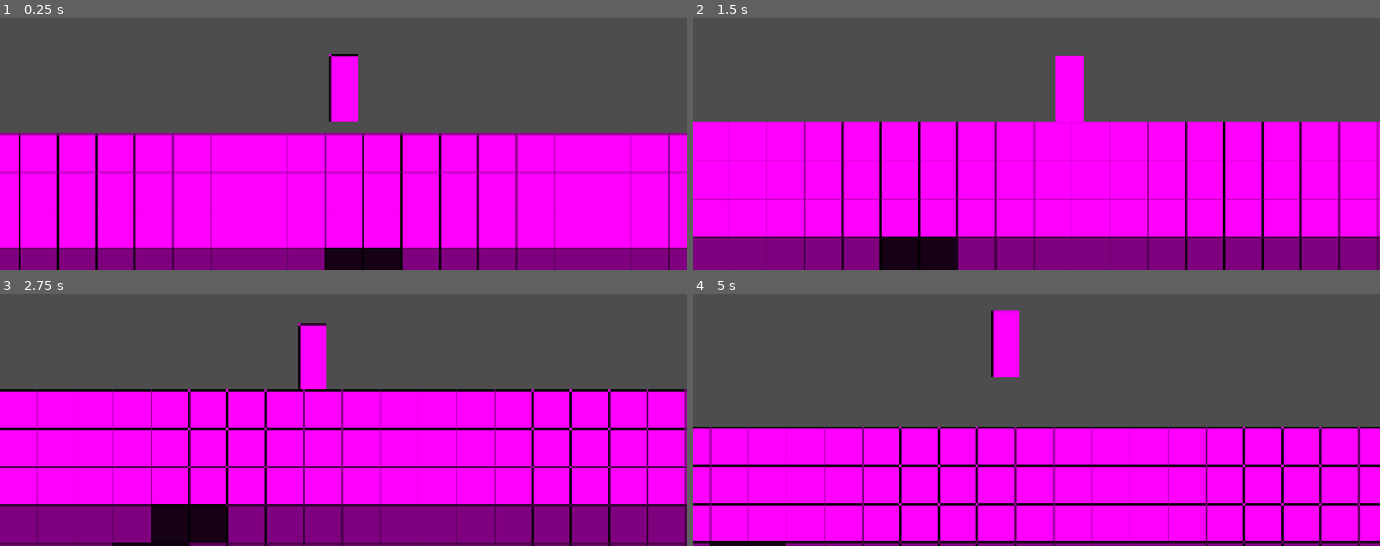
Above: before the commit, frames 1-4 (two rows, left to right).
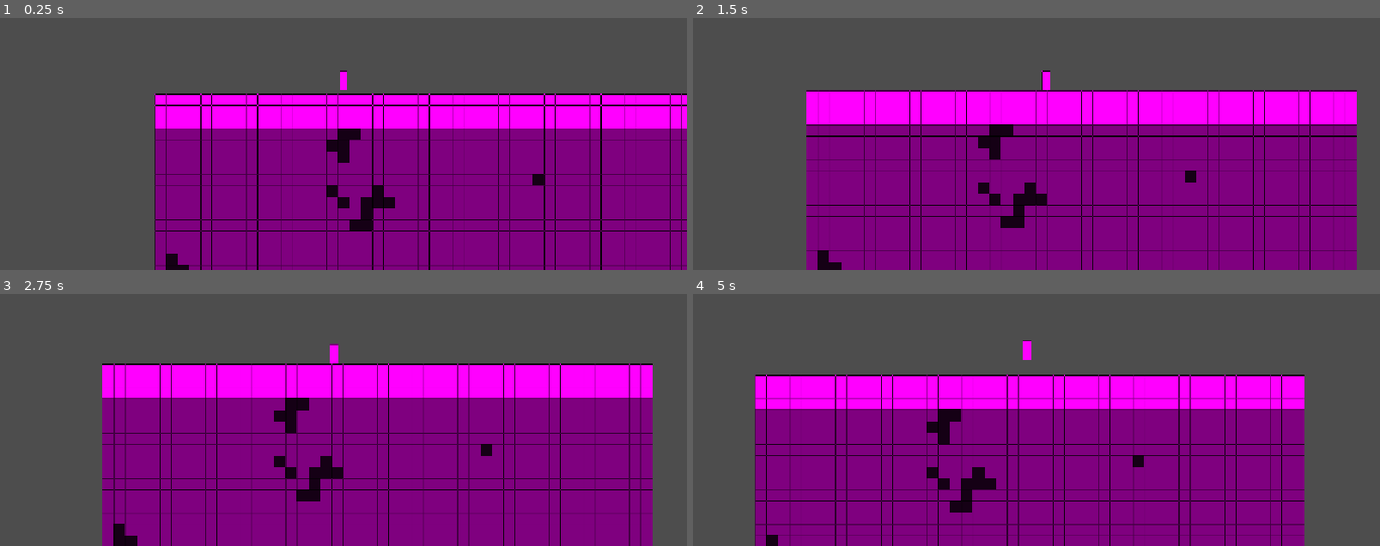
Above: after the commit, the same moments.

Repository: elementgermanium/totally-normal-mining-game
Game: Godot game, scene res://main.tscn
The game is run twice, just before and just after one commit, with the same random seed, the same clock (stepped at 60 frames per second) and the same inputs.
Inputs (mouse positions are in pixels of both pictures, inside the frame that each line leads up to):
- Up to frame 1 (0.25 s): no input
- Up to frame 2 (1.5 s): tap Enter (ui_accept) at 0.5, 0.77 s; move the mouse to (1187, 58) at 0.52 s; press the mouse at (1187, 58) at 0.53 s; hold D (move_right) from 0.53 s (still down); move the mouse to (899, 96) at 1.27 s; release the mouse at (899, 96) at 1.28 s; click (899, 96) at 1.35 s
- Up to frame 3 (2.75 s): tap Enter (ui_accept) at 1.52 s; move the mouse to (outside the picture) at 2.02 s; release D (move_right) at 2.03 s; press the mouse at (outside the picture) at 2.03 s; hold A (move_left) from 2.03 s (still down)
- Up to frame 4 (5 s): move the mouse to (1002, 430) at 2.77 s; release A (move_left) at 2.78 s; release the mouse at (1002, 430) at 2.78 s; hold D (move_right) 2.78-4.28 s; click (1002, 430) at 2.85 s; tap Enter (ui_accept) at 3.02, 3.77, 4.52 s; move the mouse to (1242, 409) at 3.52 s; press the mouse at (1242, 409) at 3.53 s; move the mouse to (830, 296) at 4.27 s; release the mouse at (830, 296) at 4.28 s; hold A (move_left) from 4.28 s (still down); click (830, 296) at 4.35 s

The runs differ from the first frame. In frame 1, 61% of the frame differs, in the area x 0-100%, y 14-100%; in frame 2, 60%; in frame 3, 60%; in frame 4, 64%, in the area x 0-100%, y 6-100%.

Commit message:
v0.0.3
added layer system

Diff:
--- a/blocks/world.gd
+++ b/blocks/world.gd
@@ -4,6 +4,8 @@
 @export var air: BlockMaterial
 @export var coal: BlockMaterial
 @export var ores: Array[OreDefinition] = []
+@export var layers: Array[WorldLayer] = []
+var layer_starts: Array[int] = []
 var ore_noises: Dictionary = {}
 const CHUNK_SIZE = 16
 const BLOCK_SIZE = 64
@@ -16,18 +18,26 @@
 var world_seed: int = 12345
 var coal_noise = FastNoiseLite.new()
 
-func initialize_ores():
-	ore_noises.clear()
-	for ore in ores:
-		var noise = FastNoiseLite.new()
-		noise.seed = world_seed + ore.seed_offset
-		noise.frequency = ore.frequency
-		ore_noises[ore] = noise
-
 
 func initialize_chunks():
 	current_player_chunk = get_player_chunk()
 	update_chunks()
+
+func initialize_layers():
+	layer_starts.clear()
+	var depth := 0
+	for layer in layers:
+		layer_starts.append(depth)
+		depth += layer.thickness
+
+func initialize_ores():
+	ore_noises.clear()
+	for layer in layers:
+		for ore in layer.ores:
+			var noise = FastNoiseLite.new()
+			noise.seed = world_seed + ore.seed_offset
+			noise.frequency = ore.frequency
+			ore_noises[ore] = noise
 
 func _process(_delta):
 	var new_player_chunk = get_player_chunk()
@@ -44,11 +54,12 @@
 	block.set_block_material(block_material)
 	chunk.add_child(block)
 
-func get_ore_at(location: Vector2i) -> BlockMaterial:
-	for ore in ores:
-		if location.y > ore.max_depth:
+func get_ore_at(location: Vector2i, layer: WorldLayer, layer_start: int) -> BlockMaterial:
+	var local_y = location.y - layer_start
+	for ore in layer.ores:
+		if local_y > ore.max_depth:
 			continue
-		if location.y < ore.min_depth:
+		if local_y < ore.min_depth:
 			continue
 		var noise = ore_noises[ore]
 		var noise_value = noise.get_noise_2d(location.x, location.y)
@@ -59,12 +70,15 @@
 func get_natural_material_at(location: Vector2i) -> BlockMaterial:
 	if location.y < 0:
 		return air
-	if location.y < 3:
-		return dirt
-	var ore = get_ore_at(location)
+	var layer := get_layer_at_depth(location.y)
+	var layer_index := get_layer_index_at_depth(location.y)
+	if layer == null:
+		return air
+	var layer_start := layer_starts[layer_index]
+	var ore = get_ore_at(location, layer, layer_start)
 	if ore != null:
 		return ore
-	return stone
+	return layer.base_material
 
 func generate_chunk(chunk_x: int, chunk_y: int):
 	var chunk_position = Vector2i(chunk_x, chunk_y)
@@ -129,3 +143,25 @@
 		var location = Vector2i(int(entry["x"]), int(entry["y"]))
 		var block_material = load(entry["material"])
 		block_overrides[location] = block_material
+
+func get_layer_index_at_depth(y: int) -> int:
+	var low := 0
+	var high := layer_starts.size() - 1
+	while low <= high:
+		@warning_ignore("integer_division")
+		var mid := (high + low) / 2
+		var start := layer_starts[mid]
+		var end := start + layers[mid].thickness
+		if y < start:
+			high = mid - 1
+		elif y >= end:
+			low = mid+1
+		else:
+			return mid
+	return -1
+
+func get_layer_at_depth(y: int) -> WorldLayer:
+	var index = get_layer_index_at_depth(y)
+	if index == -1:
+		return null
+	return layers[index]
--- /dev/null
+++ b/layers/dirt_layer.tres
@@ -0,0 +1,12 @@
+[gd_resource type="Resource" script_class="WorldLayer" format=3 uid="uid://u7l0cogxmdw2"]
+
+[ext_resource type="Script" uid="uid://bwyi8egamio66" path="res://ores/ore_definition.gd" id="1_4mbn2"]
+[ext_resource type="Resource" uid="uid://imh2twda1mls" path="res://materials/dirt.tres" id="1_43aov"]
+[ext_resource type="Script" uid="uid://blig3hggtxrnn" path="res://world_layer.gd" id="2_43aov"]
+
+[resource]
+script = ExtResource("2_43aov")
+layer_name = "Dirt Layer"
+base_material = ExtResource("1_43aov")
+thickness = 3
+metadata/_custom_type_script = "uid://blig3hggtxrnn"
--- /dev/null
+++ b/layers/stone_layer.tres
@@ -0,0 +1,14 @@
+[gd_resource type="Resource" script_class="WorldLayer" format=3 uid="uid://c1mvd7kd7is8w"]
+
+[ext_resource type="Resource" uid="uid://vx8xe7x0lc27" path="res://materials/stone.tres" id="1_lfeb6"]
+[ext_resource type="Script" uid="uid://bwyi8egamio66" path="res://ores/ore_definition.gd" id="1_vlk8v"]
+[ext_resource type="Script" uid="uid://blig3hggtxrnn" path="res://world_layer.gd" id="2_gv5v4"]
+[ext_resource type="Resource" uid="uid://ippbag44hpy5" path="res://ores/coal_ore.tres" id="3_jurhj"]
+[ext_resource type="Resource" uid="uid://b60no8nypy8md" path="res://ores/iron_ore.tres" id="4_gtxxf"]
+
+[resource]
+script = ExtResource("2_gv5v4")
+layer_name = "Stone Layer"
+base_material = ExtResource("1_lfeb6")
+ores = Array[ExtResource("1_vlk8v")]([ExtResource("3_jurhj"), ExtResource("4_gtxxf")])
+metadata/_custom_type_script = "uid://blig3hggtxrnn"
--- a/main.gd
+++ b/main.gd
@@ -9,6 +9,7 @@
 # Called when the node enters the scene tree for the first time.
 func _ready():
 	load_game()
+	world.initialize_layers()
 	world.initialize_ores()
 	world.initialize_chunks()
 
--- a/main.tscn
+++ b/main.tscn
@@ -7,9 +7,9 @@
 [ext_resource type="Resource" uid="uid://vx8xe7x0lc27" path="res://materials/stone.tres" id="4_lquwl"]
 [ext_resource type="Resource" uid="uid://ihx6x2yaae5j" path="res://materials/air.tres" id="6_7mycd"]
 [ext_resource type="Resource" uid="uid://7hvfsyn3audu" path="res://materials/coal.tres" id="7_272bh"]
-[ext_resource type="Resource" uid="uid://ippbag44hpy5" path="res://ores/coal_ore.tres" id="8_5vw27"]
-[ext_resource type="Script" uid="uid://bwyi8egamio66" path="res://ores/ore_definition.gd" id="8_kek77"]
-[ext_resource type="Resource" uid="uid://b60no8nypy8md" path="res://ores/iron_ore.tres" id="10_4c57u"]
+[ext_resource type="Script" uid="uid://blig3hggtxrnn" path="res://world_layer.gd" id="8_4c57u"]
+[ext_resource type="Resource" uid="uid://u7l0cogxmdw2" path="res://layers/dirt_layer.tres" id="9_efxa6"]
+[ext_resource type="Resource" uid="uid://c1mvd7kd7is8w" path="res://layers/stone_layer.tres" id="10_dg77c"]
 
 [sub_resource type="PlaceholderTexture2D" id="PlaceholderTexture2D_jxauj"]
 size = Vector2(48, 112)
@@ -31,6 +31,7 @@
 shape = SubResource("RectangleShape2D_tsyb3")
 
 [node name="Camera2D" type="Camera2D" parent="Player" unique_id=1155315127]
+zoom = Vector2(0.3, 0.3)
 position_smoothing_enabled = true
 
 [node name="Blocks" type="Node2D" parent="." unique_id=336991214]
@@ -39,7 +40,7 @@
 stone = ExtResource("4_lquwl")
 air = ExtResource("6_7mycd")
 coal = ExtResource("7_272bh")
-ores = Array[ExtResource("8_kek77")]([ExtResource("8_5vw27"), ExtResource("10_4c57u")])
+layers = Array[ExtResource("8_4c57u")]([ExtResource("9_efxa6"), ExtResource("10_dg77c")])
 
 [node name="UI" type="CanvasLayer" parent="." unique_id=1883444133]
 
--- /dev/null
+++ b/world_layer.gd
@@ -0,0 +1,8 @@
+class_name WorldLayer
+extends Resource
+
+
+@export var layer_name: String
+@export var base_material: BlockMaterial
+@export var thickness: int = 100
+@export var ores: Array[OreDefinition] = []
Not shown, added: world_layer.gd.uid
